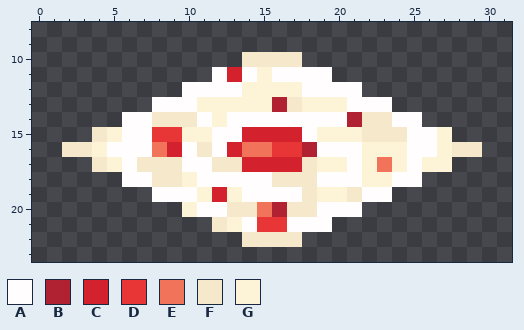
Pixel-art sprite: p/67y.png. That is the earlier state.
The file is 32x32 pixels. Shown: x 0..31, y 8..23.
Palette (. is transparent): A #fffdfe  B #b02132  C #d3212d  D #e83535  E #f0735a  F #f6e8cb  G #fdf4d8
Pixels before, first column x 2:
10 ............FFFF............
11 ..........ACAGAAAA..........
12 ........AAAAGGGGAAAA........
13 ......AAAGGGGGBFGGGAAA......
14 ....AAFFFAGAAAAAAAABFFAA....
15 ..FGAADDGGAACCCCAGGGFFFAAG..
16 FFGAAAECAFACEEDDBAAAGGGAAGFF
17 ..FGAFFFAAFFCCCCFGGAGEGAGG..
18 ....AAFFGAAAAAFFFAAAGGAA....
19 ......AAAGCGAAAAFGGFAA......
20 ........GAAFFEBFFAAA........
21 ..........FGADDAAA..........
22 ............FFFF............
New version:
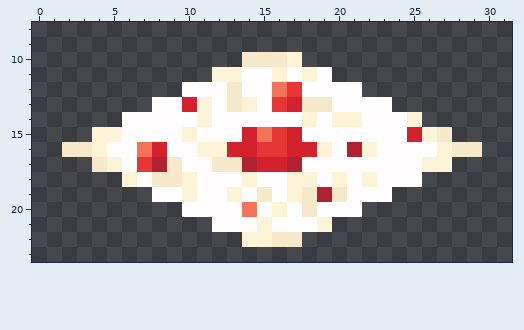
The exact change:
Changed rows in their new state; - is an unchanged pixel.
first column x 4:
10 -------------G----------
11 --------GG-AG-G---------
12 ---------FAAED----------
13 ------C-AF-ADCFFA-------
14 ----AAAGA-----G-GGAA-G--
15 G---AA-A---ED--AAAAAACGF
16 ---ECA-GG-CD-CCG-B-AA---
17 ---DB-----B--BAAA-AAA---
18 --G-------G-AGG-G--A----
19 ------GAA--F-G-BFA------
20 ------A--AEAGA----------
21 --------AA-GA--G--------
22 ----------GG------------
